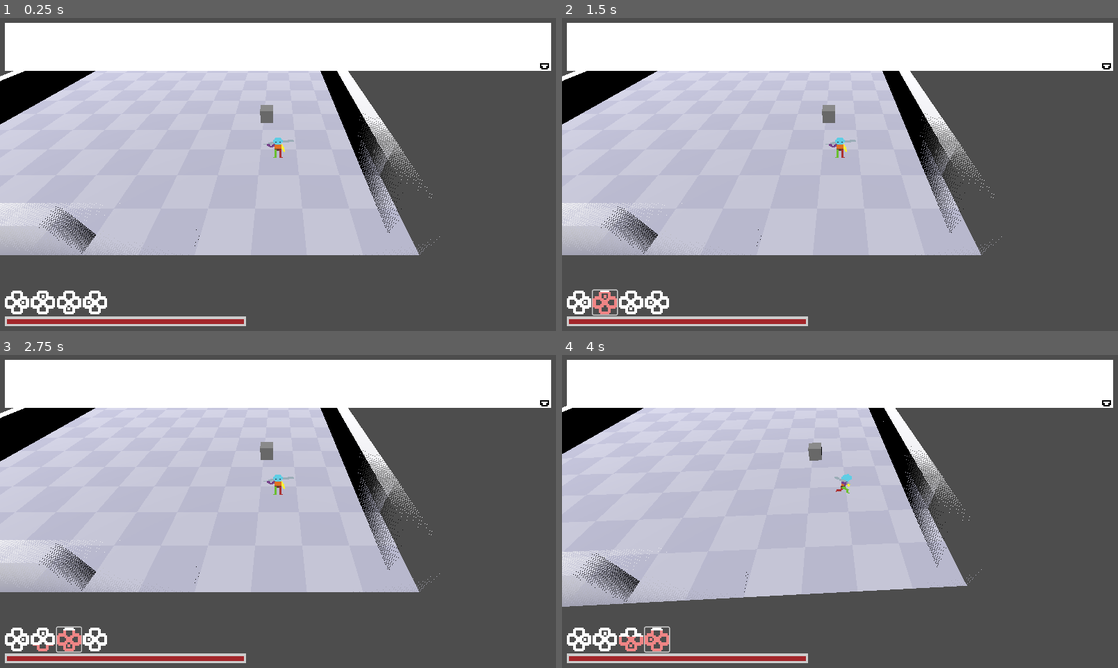
Above: before the commit, frames 1-4 (two rows, left to right).
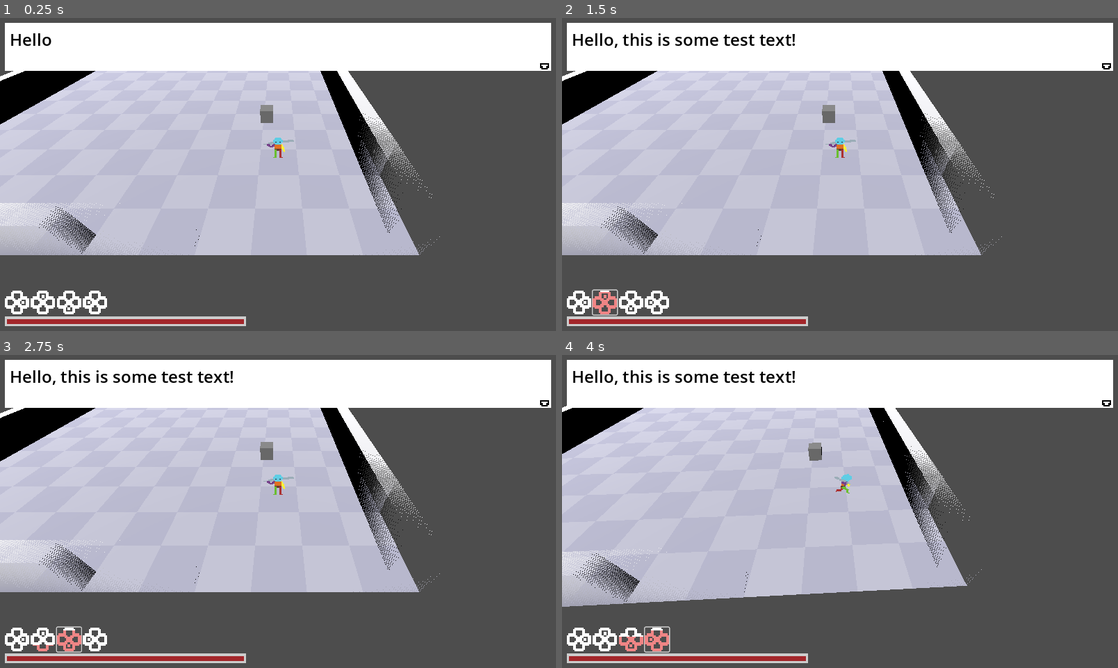
Above: after the commit, the same moments.

Repository: torbenvanassche/necro_ascension
Game: Godot game, scene res://scenes/test.tscn
Two runs of this game, one before a commit and one after it. Both use one fixed random seed, a clock stepped at 60 frames per second and the inputs below.
Inputs (mouse positions are in pixels of both pictures, inside the frame that each line leads up to):
- Up to frame 1 (0.25 s): no input
- Up to frame 2 (1.5 s): click (578, 302) at 0.5 s; click (606, 302) at 1.25 s
- Up to frame 3 (2.75 s): click (66, 639) at 2 s
- Up to frame 4 (4 s): click (656, 639) at 2.75 s; tap Enter at 3.5 s; move the mouse to (962, 495) at 3.52 s; press the mouse at (962, 495) at 3.53 s; hold D (right) from 3.53 s (still down)

The runs differ from the first frame. In frame 1, 0.1% of the frame differs, in the area x 2-10%, y 4-9%; in frame 2, 0.6%, in the area x 2-42%, y 4-10%; in frame 3, 0.6%; in frame 4, 0.6%.

Commit message:
added a simple test dialogue

Diff:
--- a/resources/dialogue/test.json
+++ b/resources/dialogue/test.json
@@ -1 +1 @@
-[{"commands_raw":"Hello, this is some test text!","gnode_name":"start","id":0,"name":"start","position":[160,420]}]
+[{"commands_raw":"Hello, this is some test text!\n---\nAnd here is some more!","gnode_name":"start","id":0,"name":"start","position":[20,120]}]
--- a/scripts/utils/helpers/dialogue_printer.gd
+++ b/scripts/utils/helpers/dialogue_printer.gd
@@ -6,9 +6,15 @@
 
 func _ready():
 	dialogue_handler = EzDialogue.new();
-	dialogue_handler.dialogue_generated.connect(_on_dialogue_generated)
-	dialogue_handler.start_dialogue(dialogue, state);
 	add_child(dialogue_handler)
 
+	dialogue_handler.dialogue_generated.connect(_on_dialogue_generated)
+	dialogue_handler.end_of_dialogue_reached.connect(clear)
+	dialogue_handler.start_dialogue(dialogue, state);
+	print_done.connect(_on_print_done.bind(0))
+
 func _on_dialogue_generated(response: DialogueResponse):
-	print(response.text);
+	self.show_text(response.text)
+
+func _on_print_done(index: int = 0):
+	dialogue_handler.next(index)
--- a/scripts/utils/helpers/printer.gd
+++ b/scripts/utils/helpers/printer.gd
@@ -8,11 +8,17 @@
 @onready var finished_indicator: TextureRect = $Sprite2D;
 @onready var text_box: Label = $MarginContainer2/text_box;
 
+signal print_done();
+
 func _ready():
 	visible = false;
 	finished_indicator.visible = false;
 
 func show_text(txt: String):
+	if txt == "":
+		clear();
+		return;
+
 	is_printing = true
 	visible = true;
 	text_box.visible_characters = 0
@@ -27,7 +33,14 @@
 		if is_printing:
 			fast_forward()
 		else:
-			visible = false;
+			print_done.emit();
+
+func clear():
+	visible = false;
+	is_printing = false;
+	text_box.visible_characters = 0
+	if print_tween && print_tween.is_running():
+		print_tween.stop();
 
 func fast_forward():
 	print_tween.stop();
